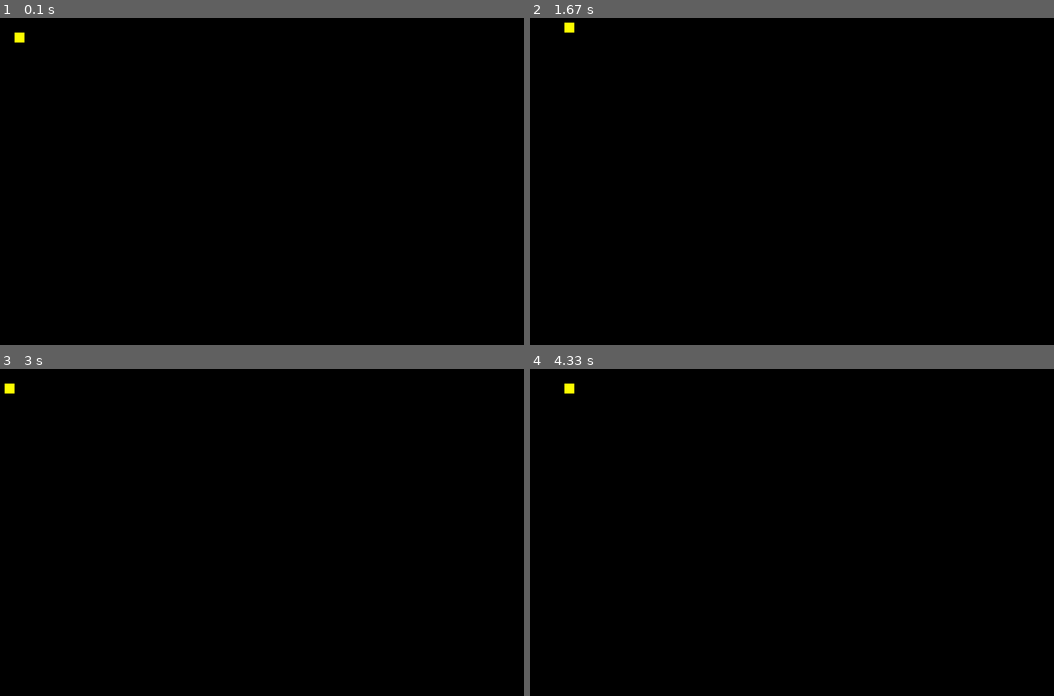
Above: before the commit, frames 1-4 (two rows, left to right).
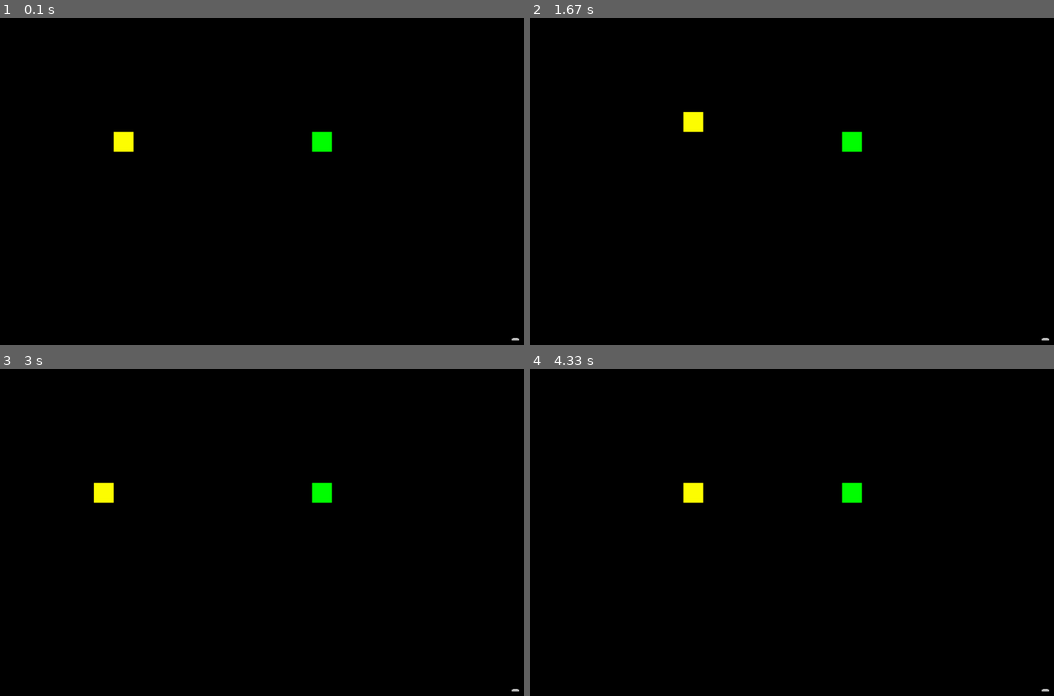
Above: after the commit, the same moments.

Repository: kikiloveyou-0/Rezilium
Game: pygame game, started from main.py
Same seed, same stepped clock (60 frames per second), same inputs: the game is played once before the commit and once after it.
Inputs:
- Up to frame 1 (0.1 s): no input
- Up to frame 2 (1.67 s): hold Right 0.33-0.8 s; hold Up 0.83-1.13 s; hold Right 1.17-1.63 s
- Up to frame 3 (3 s): hold Left 1.67-2.2 s; hold Down 2.23-2.53 s; hold Left 2.57-2.97 s
- Up to frame 4 (4.33 s): hold Up 3-3.37 s; hold Right 3.4-4.03 s; hold Down from 4.07 s (still down)

The runs differ from the first frame. In frame 1, 0.6% of the frame differs, in the area x 2-100%, y 4-99%; in frame 2, 0.6%; in frame 3, 0.6%; in frame 4, 0.6%.

Commit message:
Ajouts porte clé

Diff:
--- a/main.py
+++ b/main.py
@@ -2,6 +2,7 @@
 import sys
 from settings import *
 from sprites import *
+import os
 
 class Game:
     def __init__(self):
@@ -11,6 +12,7 @@
         self.clock = pygame.time.Clock()
         pygame.key.set_repeat(500, 100)
         self.load_data()
+        self.keyFound = False
 
     def load_data(self):
         pass
@@ -20,6 +22,8 @@
         self.allSprites = pygame.sprite.Group()
         self.walls = pygame.sprite.Group()
         self.player = Player(self, 10, 10)
+        self.door = Door(self, 30, 20)
+        self.key = Key(self,20,10)
 
     def run(self):
         self.playing = True
@@ -29,7 +33,7 @@
             self.mouvement()
             self.update()
             self.draw()
-
+            self.keySystem()
     def quit(self):
         pygame.quit()
         sys.exit()
@@ -65,6 +69,16 @@
                 if event.key == pygame.K_DOWN:
                     self.player.move(directionY=1)
 
+    def keySystem(self):
+        if self.player.rect.colliderect(self.key.rect):
+            self.keyFound = True
+            print("True")
+
+        if self.keyFound == True:
+            pass
+
+
+
 game = Game()
 while True:
     game.new()
--- a/settings.py
+++ b/settings.py
@@ -12,6 +12,6 @@
 TITLE = "Rezilium"
 BACKGROUNDCOLOR = BLACK
 
-TILESIZE = 16
+TILESIZE = 32
 GRIDWIDTH = WIDTH / TILESIZE
 GRIDHEIGHT = HEIGHT / TILESIZE
--- a/sprites.py
+++ b/sprites.py
@@ -1,5 +1,6 @@
 import pygame as pygame
 from settings import *
+
 
 class Player(pygame.sprite.Sprite):
     def __init__(self, game, x, y):
@@ -18,3 +19,30 @@
     def update(self):
         self.rect.x = self.x * TILESIZE
         self.rect.y = self.y * TILESIZE
+
+class Door(pygame.sprite.Sprite):
+    def __init__(self,game, x, y):
+        self.groups = game.allSprites
+        pygame.sprite.Sprite.__init__(self, self.groups)
+        self.image = pygame.image.load('sprites/porte/porte_down.png')
+        self.rect = self.image.get_rect()
+        self.x = x
+        self.y = y
+
+    def update(self):
+        self.rect.x = self.x * TILESIZE
+        self.rect.y = self.y * TILESIZE
+
+class Key(pygame.sprite.Sprite):
+    def __init__(self,game, x, y):
+        self.groups = game.allSprites
+        pygame.sprite.Sprite.__init__(self, self.groups)
+        self.image = pygame.Surface((TILESIZE, TILESIZE))
+        self.image.fill(GREEN)
+        self.rect = self.image.get_rect()
+        self.x = x
+        self.y = y
+
+    def update(self):
+        self.rect.x = self.x * TILESIZE
+        self.rect.y = self.y * TILESIZE
Binary file removed: sprites/porte/porte_up.png
